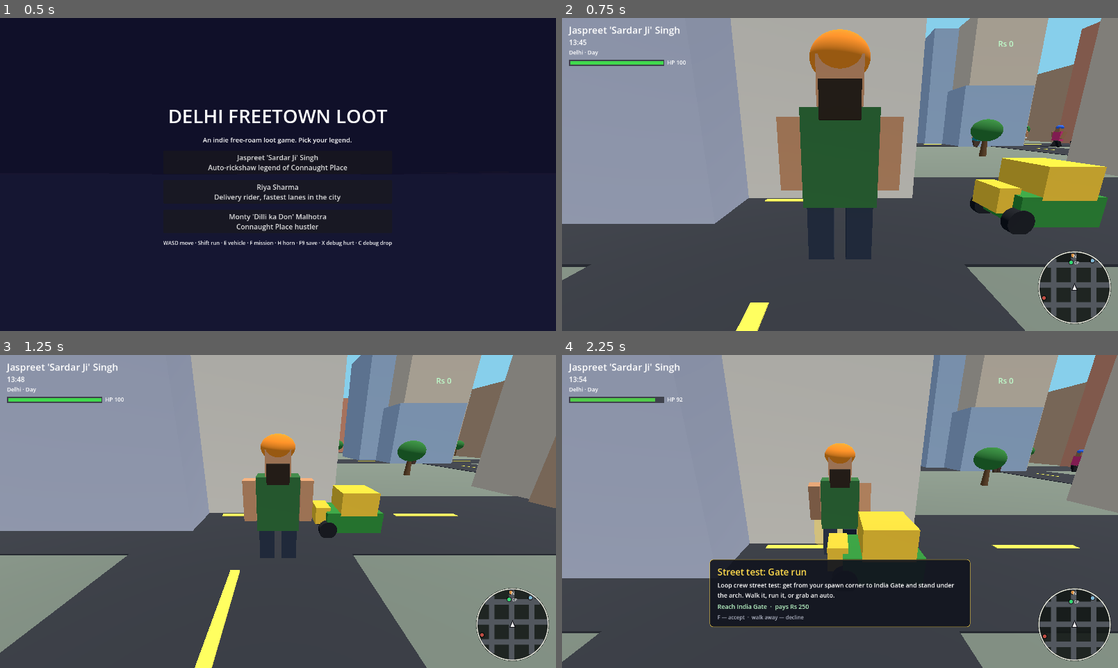
Above: before the commit, frames 1-4 (two rows, left to right).
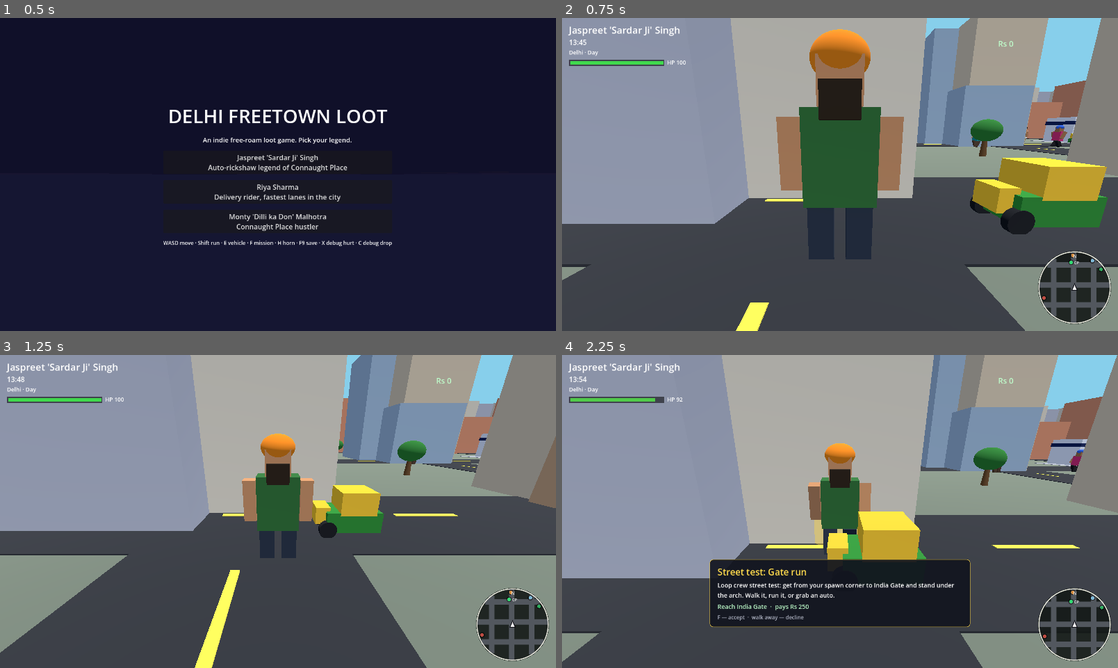
Above: after the commit, the same moments.

Repository: Ayushsahnios/delhi-freetown-loot
Game: Godot game, scene res://scenes/main.tscn
Same seed, same stepped clock (60 frames per second), same inputs: the game is played once before the commit and once after it.
Inputs:
- Up to frame 1 (0.5 s): no input
- Up to frame 2 (0.75 s): click "Jaspreet 'Sardar Ji' Singh Au…" at 0.5 s
- Up to frame 3 (1.25 s): no input
- Up to frame 4 (2.25 s): hold W (move_forward) from 1.28 s (still down); tap F (mission) at 1.35 s; tap H (horn) at 2.1 s

Frame 1 is identical in both runs. In frame 2, 1.9% of the frame differs, in the area x 83-98%, y 1-81%; in frame 3, 1.2%; in frame 4, 2.1%, in the area x 84-100%, y 0-82%.

Commit message:
Busted: arrest flow, fine, police-station respawn
Cornered while wanted (two jeeps on a slow player) or going down with
heat now ends in BUSTED: fine out of the mission wallet, heat cleared,
respawn at the new thana police-station landmark.

Closes #13

Diff:
--- a/scripts/main.gd
+++ b/scripts/main.gd
@@ -140,6 +140,8 @@
 				_build_india_gate(c.x, c.z)
 			elif ix == 3 and iz == 7:
 				_build_purani_dilli(c.x, c.z)
+			elif ix == 7 and iz == 5:
+				_build_police_station(c.x, c.z)
 			elif (ix == 8 and iz == 2) or (ix == 2 and iz == 3):
 				_build_park(c.x, c.z)
 			else:
@@ -279,6 +281,22 @@
 	_grass(Vector3(x, 0, z))
 	for t in range(7):
 		_tree(Vector3(x + _rng.randf_range(-13, 13), 0, z + _rng.randf_range(-13, 13)))
+
+
+func _build_police_station(x: float, z: float) -> void:
+	## Thana on a full block: white hall with a navy band, entrance canopy,
+	## a watch tower with red/blue beacons. Busted players respawn here.
+	add_child(_flat(Vector3(BLOCK - 6.0, 0.06, BLOCK - 6.0), Vector3(x, 0.09, z), Color(0.60, 0.61, 0.64)))
+	var white := Color(0.92, 0.93, 0.95)
+	var navy := Color(0.10, 0.16, 0.35)
+	_add_building(Vector3(x, 0, z - 7.0), Vector3(20.0, 8.0, 9.0), white)
+	add_child(_mesh_box(Vector3(20.4, 1.1, 9.4), navy, Vector3(x, 6.2, z - 7.0)))
+	add_child(_mesh_box(Vector3(9.0, 0.5, 5.0), navy, Vector3(x, 4.6, z - 1.2)))
+	for s in [-4.4, 0.0, 4.4]:
+		add_child(_mesh_box(Vector3(0.45, 4.6, 0.45), white, Vector3(x + s, 2.3, z + 1.2)))
+	_add_building(Vector3(x + 9.0, 0, z - 9.0), Vector3(3.2, 12.0, 3.2), navy)
+	add_child(_mesh_box(Vector3(0.9, 0.9, 0.9), Color(0.95, 0.08, 0.12), Vector3(x + 8.4, 12.6, z - 9.0)))
+	add_child(_mesh_box(Vector3(0.9, 0.9, 0.9), Color(0.10, 0.30, 0.98), Vector3(x + 9.6, 12.6, z - 9.0)))
 
 
 func _build_metro(x: float, z_line: float) -> void:
@@ -449,6 +467,7 @@
 	_police.setup(WORLD, PITCH, ROAD, GRID + 1)
 	_police.register_player(player)
 	_police.stars_changed.connect(_on_stars_changed)
+	_police.arrested.connect(_on_arrested)
 	player.landed_hard.connect(_on_landed_hard)
 	_health = HealthScript.new()
 	add_child(_health)
@@ -633,6 +652,7 @@
 		{"name": "India Gate", "center": _block_center(5, 3), "spawn": _block_center(5, 3) + Vector3(0.0, 1.0, 10.0)},
 		{"name": "Purani Dilli Fort", "center": _block_center(3, 7), "spawn": _block_center(3, 7) + Vector3(0.0, 1.0, 12.0)},
 		{"name": "Neighbourhood Park", "center": _block_center(8, 2), "spawn": _block_center(8, 2) + Vector3(0.0, 1.0, 12.0)},
+		{"name": "Police Station", "center": _block_center(7, 5), "spawn": _block_center(7, 5) + Vector3(0.0, 1.0, 10.0), "police": true},
 	]
 
 
@@ -648,6 +668,9 @@
 
 
 func _on_died() -> void:
+	if _police != null and _police.stars() > 0:
+		_start_busted_flow()
+		return
 	_dead = true
 	if _police != null:
 		_police.reset()
@@ -693,6 +716,65 @@
 		_health.invulnerable = false
 
 
+# ---------------------------------------------------------------- busted
+
+func _on_arrested() -> void:
+	_start_busted_flow()
+
+
+func _start_busted_flow() -> void:
+	## BUSTED: surrounded while wanted, or down with heat on you. Fine out
+	## of the mission wallet, heat cleared, respawn outside the thana.
+	if _dead:
+		return
+	_dead = true
+	var stars := 1
+	if _police != null:
+		stars = maxi(_police.stars(), 1)
+		_police.reset()
+	var fine := 0
+	if _missions != null:
+		fine = _missions.charge_fine(100 * stars)
+		_missions.abort_active("you got busted")
+	if current_auto != null:
+		current_auto.driver_inside = false
+		current_auto = null
+		player.visible = true
+	player.controls_enabled = false
+	if _flash_tween != null and _flash_tween.is_valid():
+		_flash_tween.kill()
+	_flash.color = Color(0.20, 0.35, 0.95, 0.45)
+	_flash_tween = create_tween()
+	_flash_tween.tween_property(_flash, "color:a", 0.0, 0.6)
+	_hud_msg.text = "BUSTED"
+	_hud_msg.visible = true
+	var tw := create_tween()
+	tw.tween_property(_fade, "color:a", 1.0, 0.7)
+	tw.tween_callback(_do_busted_respawn.bind(fine))
+	tw.tween_interval(1.0)
+	tw.tween_property(_fade, "color:a", 0.0, 0.9)
+	tw.tween_callback(_respawn_done)
+	tw.tween_interval(1.5)
+	tw.tween_callback(_clear_invuln)
+
+
+func _do_busted_respawn(fine: int) -> void:
+	var station := _police_station()
+	_health.invulnerable = true
+	_health.respawn_reset()
+	player.global_position = station
+	player.velocity = Vector3.ZERO
+	_cam_anchor = player.global_position + player.global_transform.basis.z * 10.0 + Vector3(0, 6, 0)
+	_hud_msg.text = "RELEASED \u00b7 Rs %d fine" % fine if fine > 0 else "RELEASED \u00b7 pockets empty"
+
+
+func _police_station() -> Vector3:
+	for lm in _landmarks:
+		if bool(lm.get("police", false)):
+			return lm["spawn"]
+	return _landmarks[0]["spawn"]
+
+
 # ---------------------------------------------------------------- save/load
 
 func _save_game() -> void:
--- a/scripts/missions.gd
+++ b/scripts/missions.gd
@@ -83,6 +83,15 @@
 
 func resume() -> void:
 	enabled = true
+
+
+func charge_fine(amount: int) -> int:
+	## Busted: the police take their cut. Never drops below zero;
+	## returns what was actually taken so the HUD message is honest.
+	var taken := mini(maxi(amount, 0), cash)
+	cash -= taken
+	_cash_hud.text = "Rs %d" % cash
+	return taken
 
 
 func restore(saved_cash: int, saved_completed: Dictionary) -> void:
--- a/scripts/police.gd
+++ b/scripts/police.gd
@@ -6,6 +6,7 @@
 ## nothing can fall through the world and there is no physics cost.
 
 signal stars_changed(stars: int)
+signal arrested
 
 const PED_HEAT := 2.0
 const RAM_HEAT := 1.0
@@ -14,6 +15,10 @@
 const SIGHT := 55.0
 const ESCAPE_TIME := 8.0
 const COOL_RATE := 0.6
+const ARREST_RADIUS := 9.0
+const ARREST_JEEPS := 2
+const ARREST_HOLD := 1.6
+const ARREST_MAX_SPEED := 7.0
 const CRUISE := 21.0
 const ACCEL := 9.0
 const LANE := 2.8
@@ -37,6 +42,10 @@
 var _unseen := 0.0
 var _spawn_cd := 0.0
 var _flash := 0.0
+var _arrest_t := 0.0
+var _arrested := false
+var _last_p := Vector3.ZERO
+var _tracked := false
 
 
 func setup(world_size: float, pitch: float, road_width: float, road_count: int) -> void:
@@ -62,8 +71,12 @@
 
 
 func reset() -> void:
+	## Bust/respawn/death: wipe heat, jeeps and any arrest-in-progress.
 	heat = 0.0
 	_unseen = 0.0
+	_arrest_t = 0.0
+	_arrested = false
+	_tracked = false
 	_clear()
 	_sync_stars()
 
@@ -124,6 +137,37 @@
 	for j in _jeeps.duplicate():
 		_pursue(j, p, delta)
 	_animate_lights()
+	_tick_arrest(p, delta)
+
+
+# ---------------------------------------------------------------- arrest
+
+func _tick_arrest(p: Vector3, delta: float) -> void:
+	## Cornered while wanted: two or more jeeps parked on top of a slow (or
+	## on-foot) player for a beat means the cops close in and it's BUSTED.
+	## Player speed is measured from position deltas so it works the same
+	## on foot and behind the wheel.
+	if not _tracked:
+		_last_p = p
+		_tracked = true
+		return
+	var speed := Vector2(p.x - _last_p.x, p.z - _last_p.z).length() / maxf(delta, 0.0001)
+	_last_p = p
+	if _stars < 1 or speed > ARREST_MAX_SPEED:
+		_arrest_t = 0.0
+		return
+	var near := 0
+	for j in _jeeps:
+		var jp: Vector3 = j.node.position
+		if Vector2(jp.x - p.x, jp.z - p.z).length() < ARREST_RADIUS:
+			near += 1
+	if near >= ARREST_JEEPS:
+		_arrest_t += delta
+		if _arrest_t >= ARREST_HOLD and not _arrested:
+			_arrested = true
+			arrested.emit()
+	else:
+		_arrest_t = 0.0
 
 
 # ---------------------------------------------------------------- pursuit
Not shown, changed: README.md
